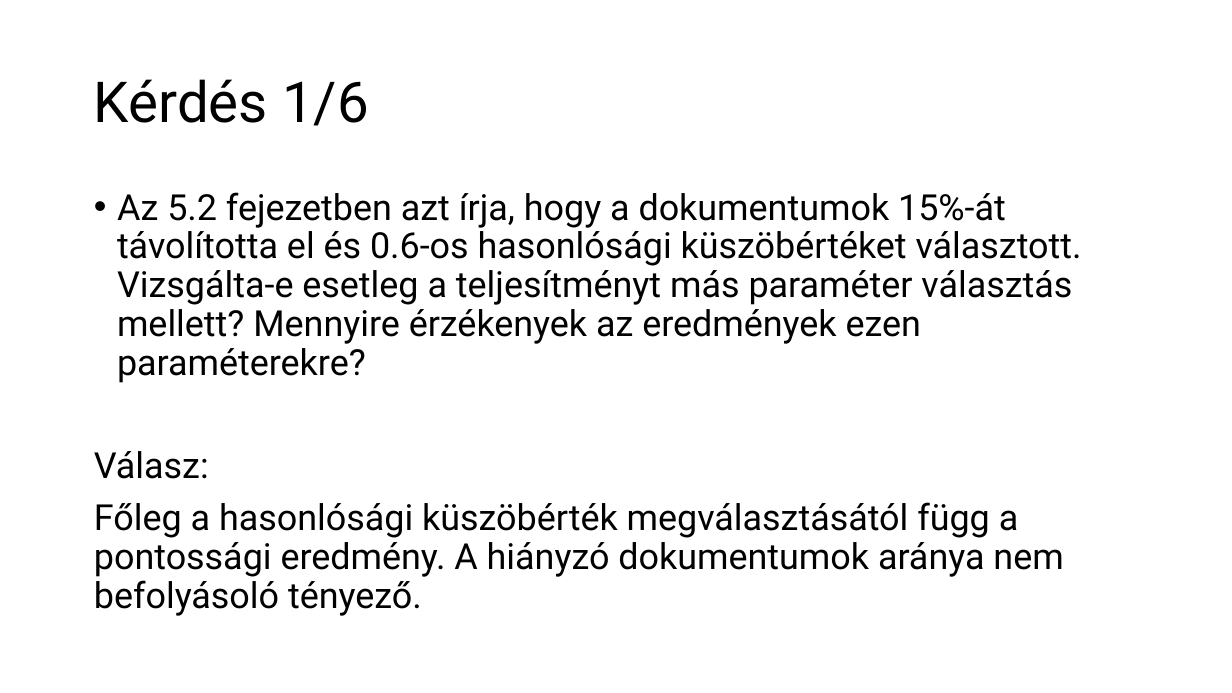
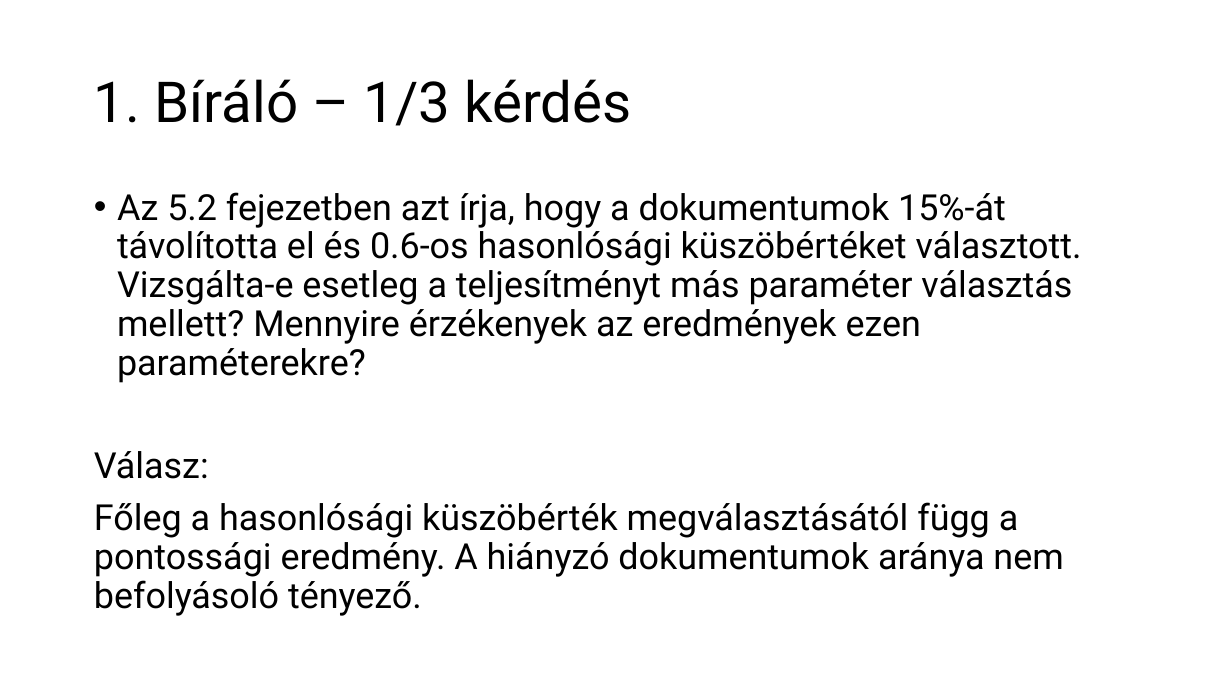
Before and after one commit to czotterbenedek/rag-onlineclustering-optimization, a slide deck: slide 23 of tdk/CzotterBenedek_TDK_javitott_2.0.pptx. Drawn at 1232x693 pixels with LibreOffice and Linux fonts; fonts in the diff are those of the drawing. Boxes give left, top, right and bottom in pixels: in the first picture for what was removed or moved away, otherwise in the second. Text is boxed around its words. In the diff, an @@ line names an element or a change of style, - is before the commit and + after.

```diff
--- a/tdk/CzotterBenedek_TDK_javitott_2.0.pptx
+++ b/tdk/CzotterBenedek_TDK_javitott_2.0.pptx
@@ title at <box>94,79,632,126</box>: text changed @@
-Kérdés 1/6
+1. Bíráló – 1/3 kérdés
```
Also in this commit, not shown: 28 other slides changed, 3 slides removed.
